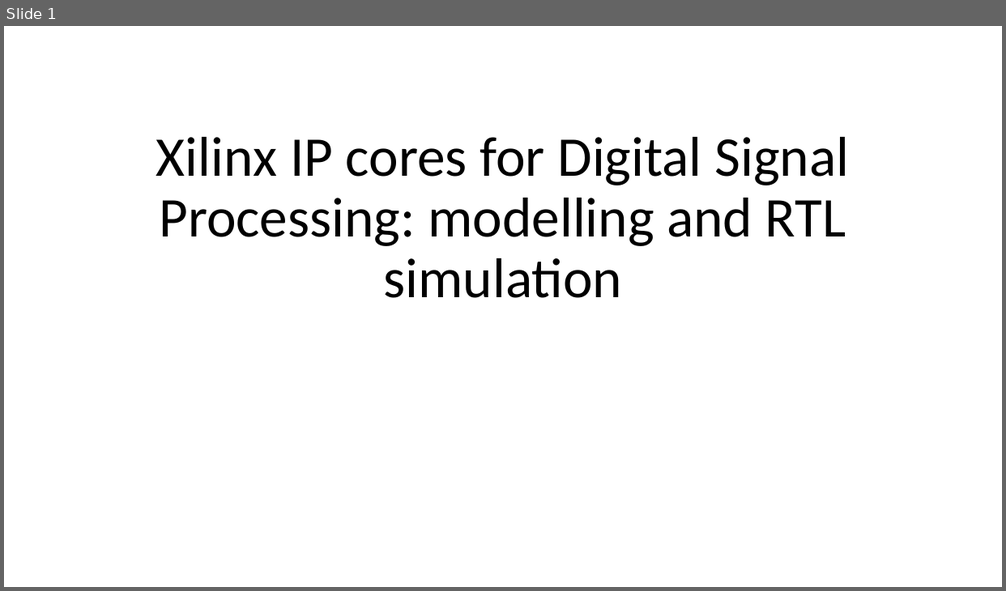
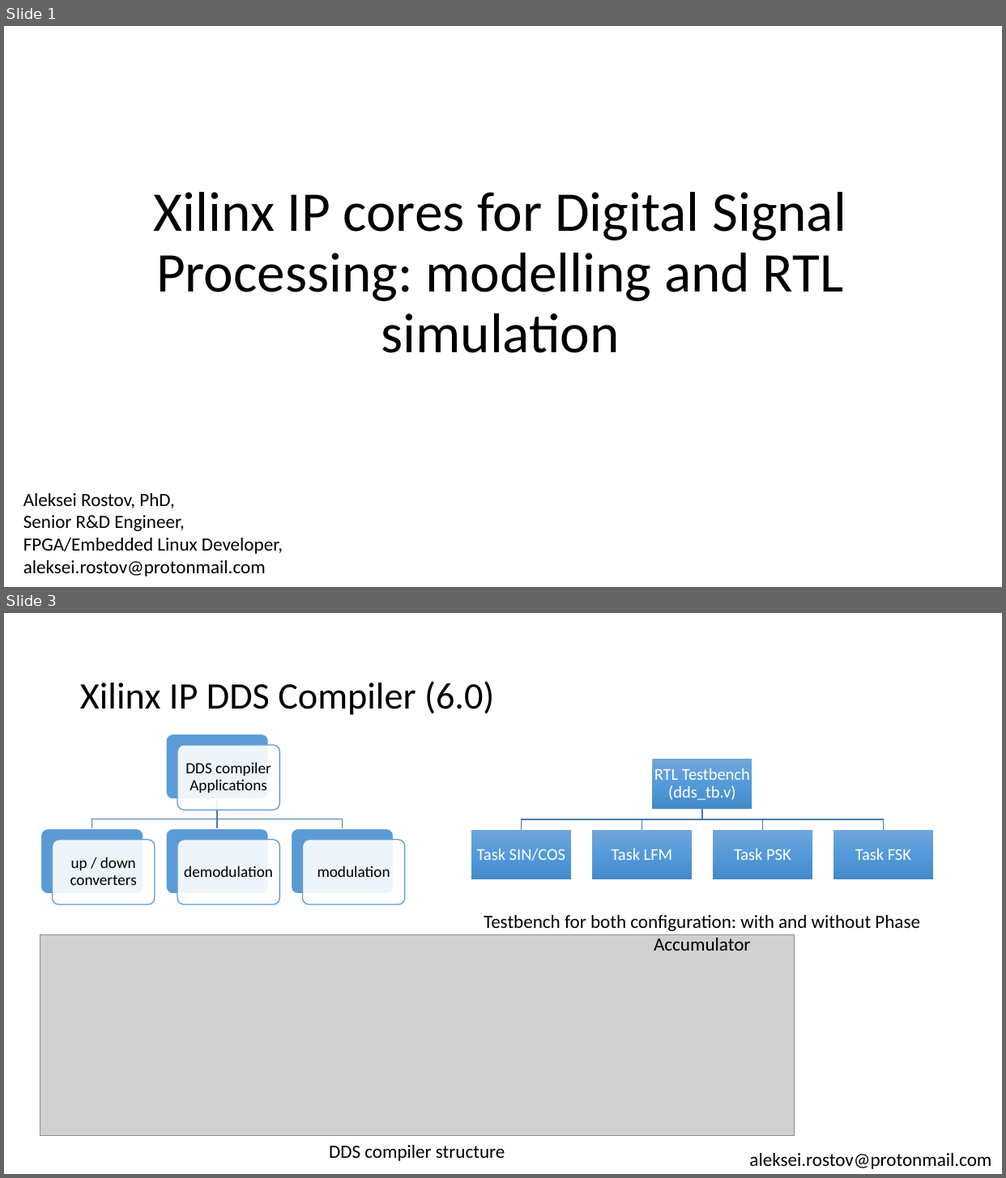
Before and after one commit to farbius/dsp_xilinx_ip, a slide deck: presentation/Xilinx IP cores for Digital Signal Processing.pptx. Shown one above the other, each under a label of ours: slide 1 before the commit, slides 1 and 3 after it; the slides between them are not shown. The pictures are 1006x591 and 1006x1178 pixels, drawn with LibreOffice and Linux fonts; fonts in the diff are those of the drawing; grey boxes stand for pictures. Boxes give left, top, right and bottom in pixels: in the first picture for what was removed or moved away, otherwise in the second. Text is boxed around its words. In the diff, an @@ line names an element or a change of style, - is before the commit and + after.

```diff
--- a/presentation/Xilinx IP cores for Digital Signal Processing.pptx
+++ b/presentation/Xilinx IP cores for Digital Signal Processing.pptx
@@ slide 3 added at [4, 613, 1002, 1174], background #FFFFFF @@
@@ title added at [80, 681, 494, 715], 36 pt, text #000000 @@
+Xilinx IP DDS Compiler (6.0)
@@ group added at [471, 759, 933, 880]: 5 rectangles, 5 texts, 4 freeform shapes @@
+RTL Testbench (dds_tb.v)
+Task SIN/COS
+Task LFM
+Task PSK
+Task FSK
@@ group added at [40, 735, 405, 905]: 8 rounded rectangles, 4 texts, 3 freeform shapes @@
+DDS compiler Applications
+up / down converters
+demodulation
+modulation
@@ text added at [484, 915, 920, 951], 18 pt, text #000000 @@
+Testbench for both configuration: with and without Phase Accumulator
@@ picture added at [40, 935, 794, 1136] @@
@@ text added at [329, 1145, 505, 1161], 18 pt, text #000000 @@
+DDS compiler structure
@@ text added at [749, 1153, 991, 1169], 18 pt, text #000000 @@
+aleksei.rostov@protonmail.com
@@ slide 1 changed as well @@
@@ title "Xilinx IP cores for Digital ...": place and size @@
-title "Xilinx IP cores for Digital ..." at [156, 137, 850, 298]
+title "Xilinx IP cores for Digital ..." at [154, 192, 846, 353]
@@ text added at [23, 493, 283, 577], 18 pt, text #000000 @@
+Aleksei Rostov, PhD,
+Senior R&D Engineer,
+FPGA/Embedded Linux Developer,
+aleksei.rostov@protonmail.com
```
Also in this commit, not shown: 6 other slides changed, 1 other slide added, 2 slides removed, 5 other files.
